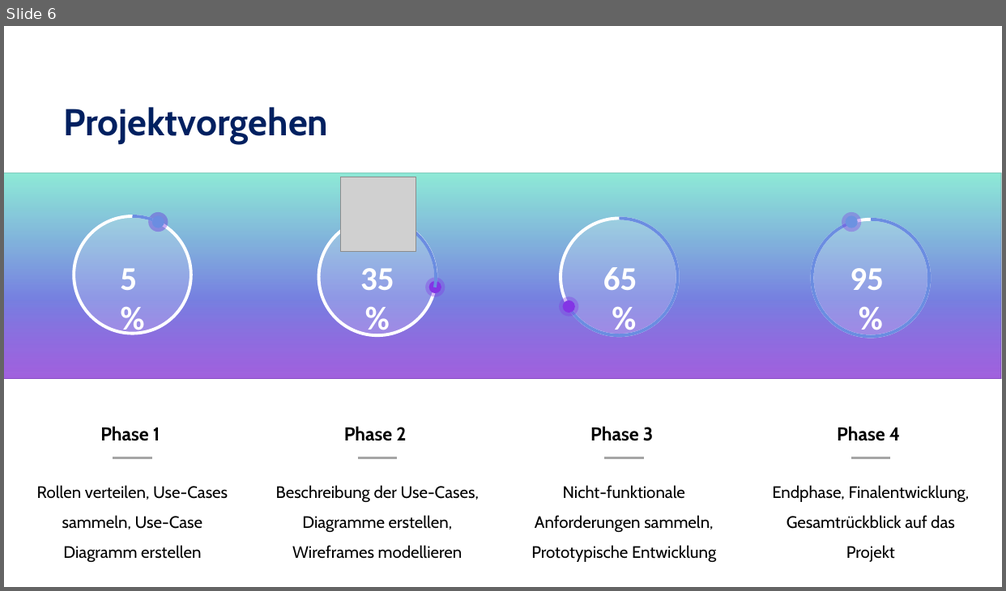
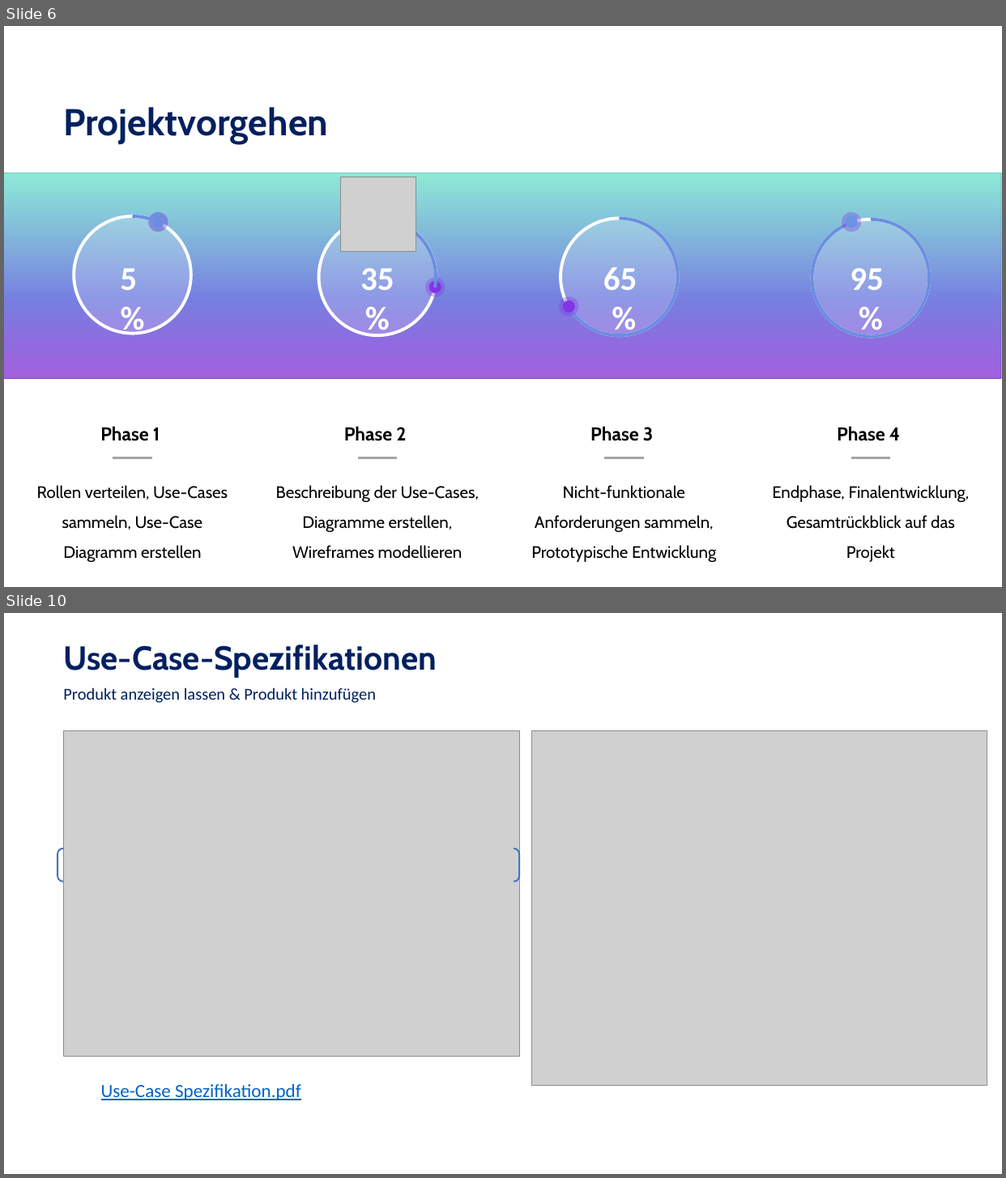
Before and after one commit to DaM1eN02/product-navigator-back-end, a slide deck: Fallstudie/Zwischenpräsentation.pptx. Shown one above the other, each under a label of ours: slide 6 before the commit, slides 6 and 10 after it; the slides between them are not shown. The pictures are 1006x591 and 1006x1178 pixels, drawn with LibreOffice and Linux fonts; fonts in the diff are those of the drawing; grey boxes stand for pictures. Boxes give left, top, right and bottom in pixels: in the first picture for what was removed or moved away, otherwise in the second. Text is boxed around its words. In the diff, an @@ line names an element or a change of style, - is before the commit and + after.

```diff
--- a/Fallstudie/Zwischenpräsentation.pptx
+++ b/Fallstudie/Zwischenpräsentation.pptx
@@ slide 10 added at box(4, 613, 1002, 1174), background #FFFFFF @@
@@ text added at box(63, 645, 437, 678), 32 pt, text #002060, bold @@
+Use-Case-Spezifikationen
@@ text added at box(63, 688, 376, 703), 16 pt, text #002060 @@
+Produkt anzeigen lassen & Produkt hinzufügen
@@ picture added at box(63, 731, 519, 1056) @@
@@ picture added at box(532, 731, 987, 1085) @@
@@ bracket pair added at box(58, 849, 520, 882), outline #4472C4 1.5 pt @@
@@ text added at box(101, 1084, 301, 1101), 18 pt, text #0563C1, underline @@
+  Use-Case Spezifikation.pdf
```
Also in this commit, not shown: 8 slides changed, 8 other slides added.
